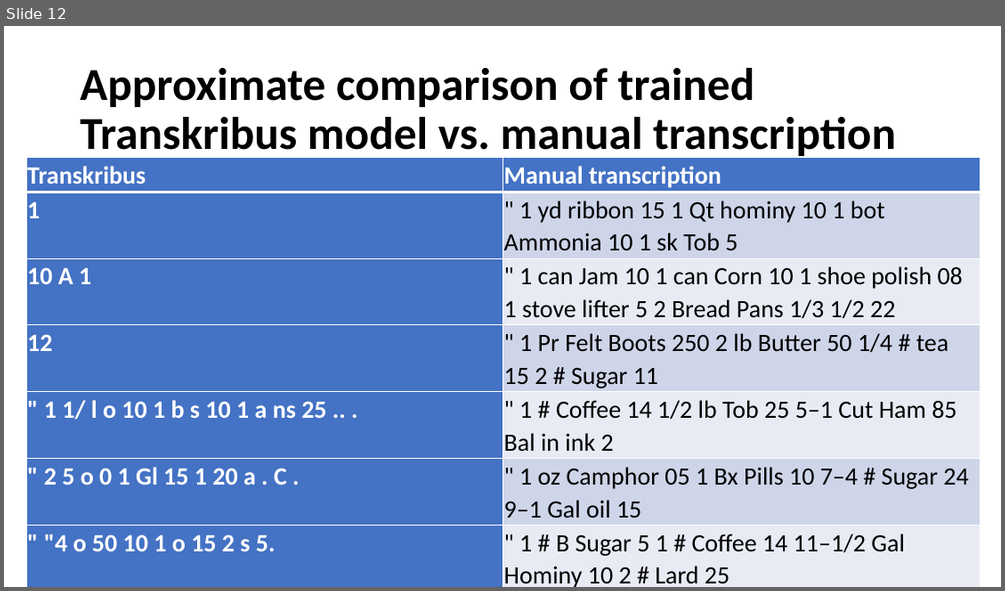
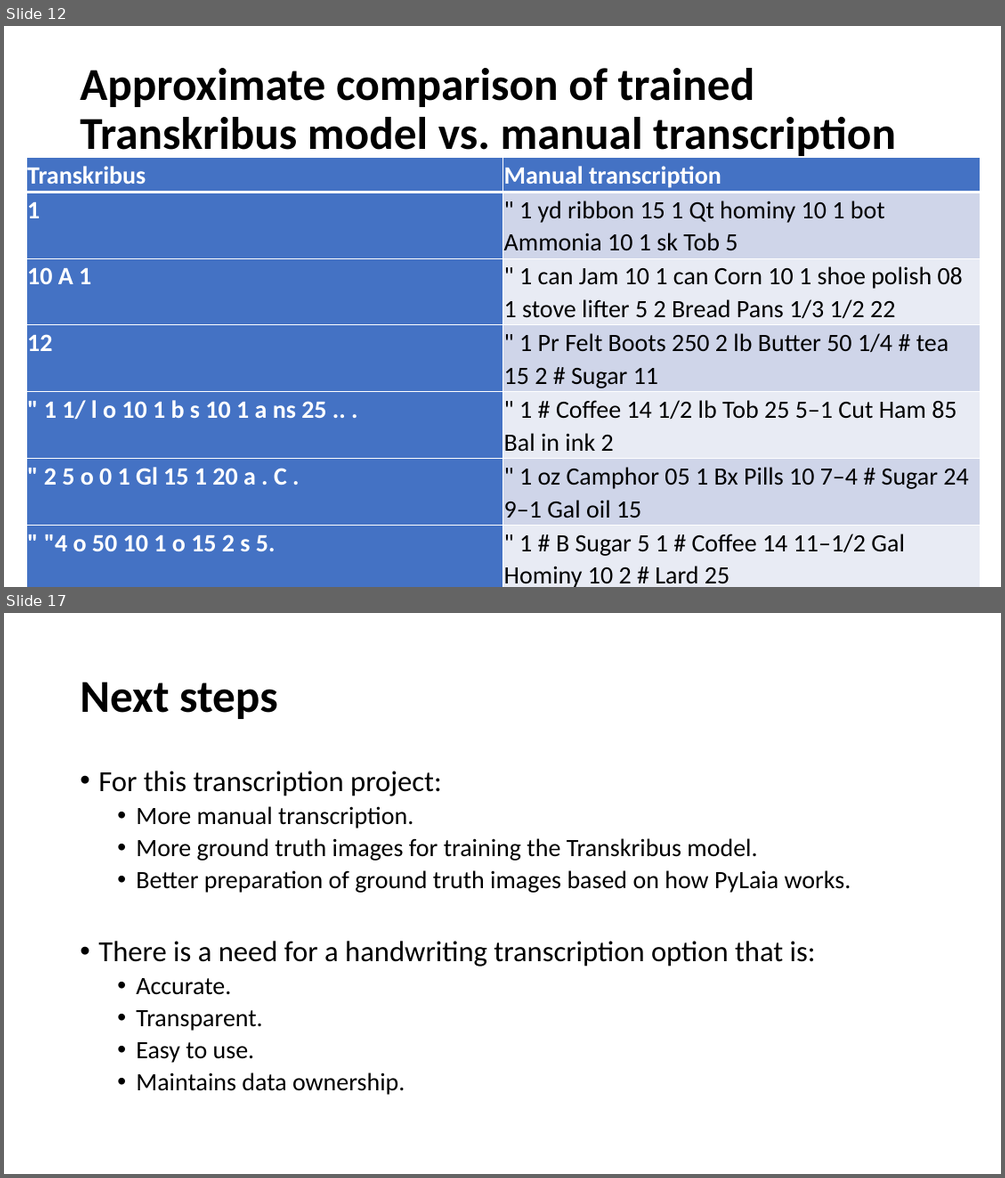
Before and after one commit to MSchoenbaum/UMBC-DATA606-Capstone, a slide deck: docs/Capstone presentation.pptx. Shown one above the other, each under a label of ours: slide 12 before the commit, slides 12 and 17 after it; the slides between them are not shown. The pictures are 1005x591 and 1005x1178 pixels, drawn with LibreOffice and Linux fonts; fonts in the diff are those of the drawing. Boxes give left, top, right and bottom in pixels: in the first picture for what was removed or moved away, otherwise in the second. Text is boxed around its words. In the diff, an @@ line names an element or a change of style, - is before the commit and + after.

```diff
--- a/docs/Capstone presentation.pptx
+++ b/docs/Capstone presentation.pptx
@@ slide 17 added at box(4, 613, 1001, 1174), background #FFFFFF @@
@@ title added at box(80, 682, 278, 719), 44 pt, text #000000, bold @@
+Next steps
@@ text added at box(98, 771, 851, 1094), 24 pt, text #000000 @@
+• For this transcription project:
+  • More manual transcription.
+  • More ground truth images for training the Transkribus model.
+  • Better preparation of ground truth images based on how PyLaia works.
+• There is a need for a handwriting transcription option that is:
+  • Accurate.
+  • Transparent.
+  • Easy to use.
+  • Maintains data ownership.
```
Also in this commit, not shown: 4 slides changed, 1 other slide added.
